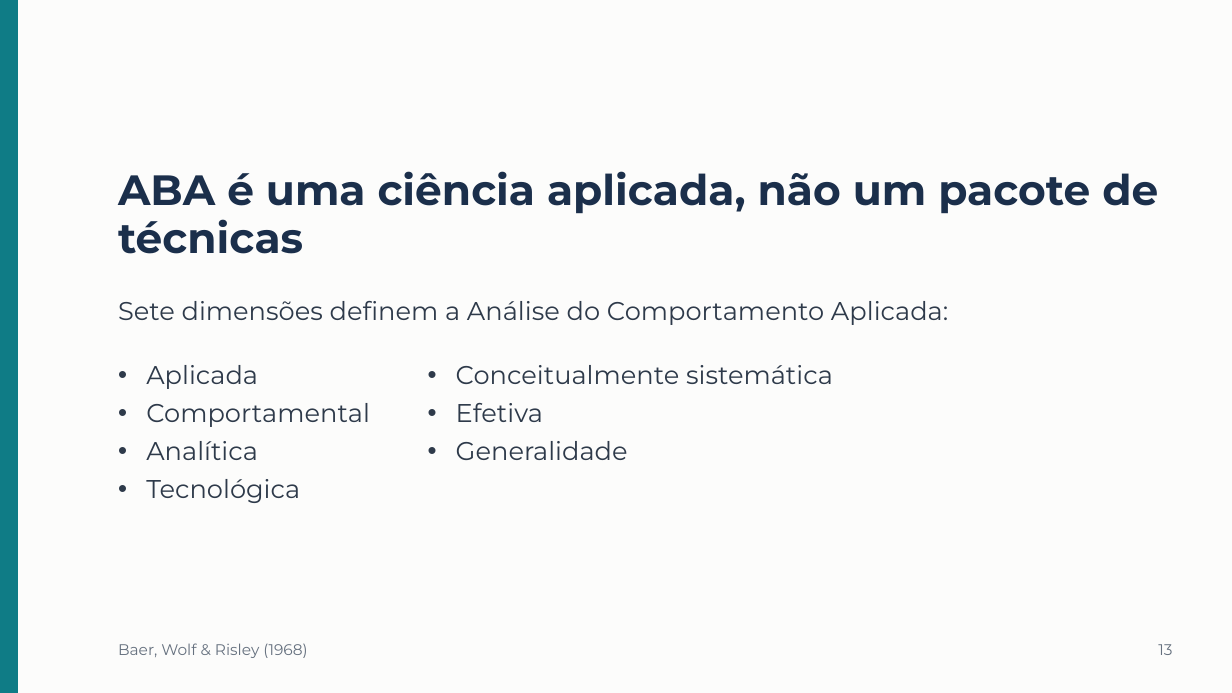
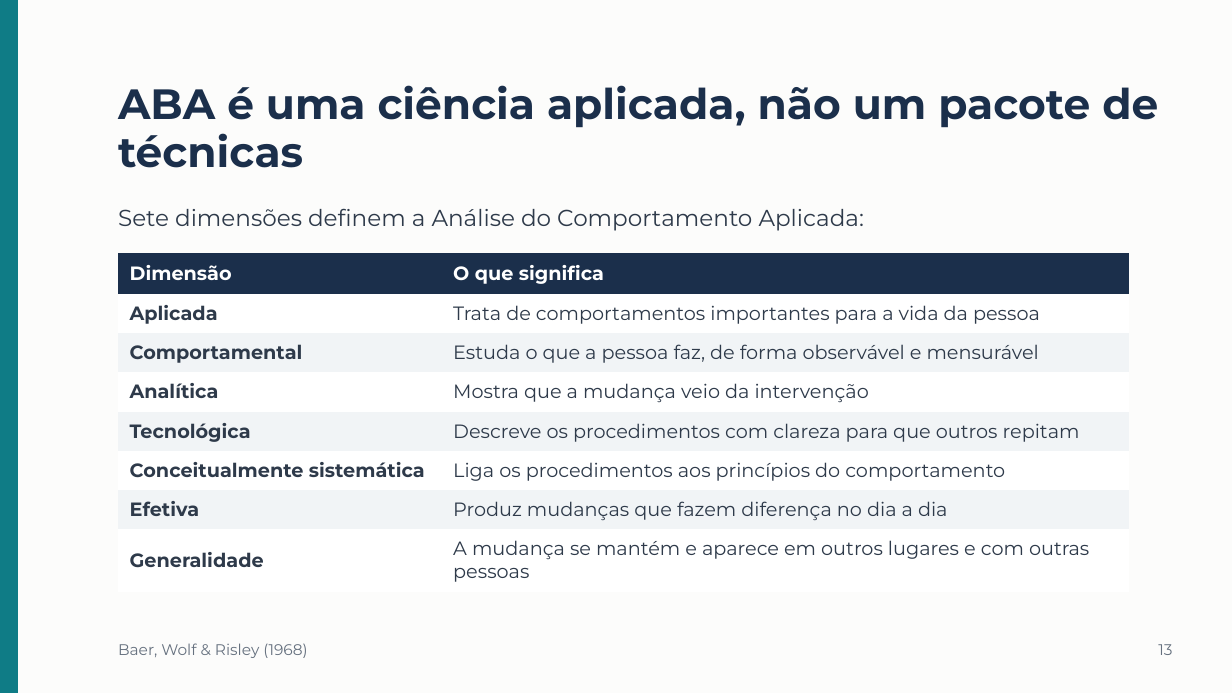
Before and after one commit to betinabinatti/CORE_WORKSHOP_ABA_TEA.md, a slide deck: slide 14 of workshop-aba-tea-lacc/apresentacao/Apresentacao_Workshop_ABA_TEA.pptx. Drawn at 1232x693 pixels with LibreOffice and Linux fonts; fonts in the diff are those of the drawing. Boxes give left, top, right and bottom in pixels: in the first picture for what was removed or moved away, otherwise in the second. Text is boxed around its words. In the diff, an @@ line names an element or a change of style, - is before the commit and + after.

```diff
--- a/workshop-aba-tea-lacc/apresentacao/Apresentacao_Workshop_ABA_TEA.pptx
+++ b/workshop-aba-tea-lacc/apresentacao/Apresentacao_Workshop_ABA_TEA.pptx
@@ text "ABA é uma ciência aplicada, ...": place and size @@
-text "ABA é uma ciência aplicada, ..." at [118,171,1158,254]
+text "ABA é uma ciência aplicada, ..." at [118,85,1158,168]
@@ text "Sete dimensões definem a Análise ...": place and size @@
-text "Sete dimensões definem a Análise ..." at [118,301,948,325]
+text "Sete dimensões definem a Análise ..." at [118,208,864,231]
@@ text "Sete dimensões definem a Análise ..." at [118,208,864,231]: size 20 to 18 pt @@
@@ table added at [118,252,1129,592], 8 rows, 2 columns @@
+Dimensão | O que significa
+Aplicada | Trata de comportamentos importantes para a vida da pessoa
+Comportamental | Estuda o que a pessoa faz, de forma observável e mensurável
+Analítica | Mostra que a mudança veio da intervenção
+Tecnológica | Descreve os procedimentos com clareza para que outros repitam
+Conceitualmente sistemática | Liga os procedimentos aos princípios do comportamento
+Efetiva | Produz mudanças que fazem diferença no dia a dia
+Generalidade | A mudança se mantém e aparece em outros lugares e com outras pessoas
@@ text removed at [146,365,370,503] @@
-• Aplicada
-• Comportamental
-• Analítica
-• Tecnológica
@@ text removed at [456,365,833,460] @@
-• Conceitualmente sistemática
-• Efetiva
-• Generalidade
```
Also in this commit, not shown: 26 other slides changed, 1 slide added, 2 slides removed, 40 other files.
